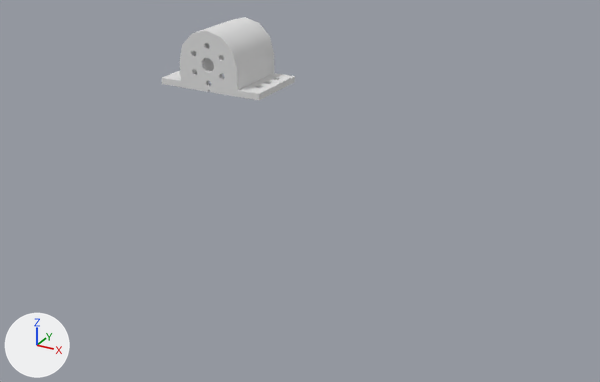
Before and after pictures for a commit that changed the Blender file Zero_K.3D/Zero_K.blend/Zero_K.blend.
Camera for both pictures: a 50 mm camera at (211.0, -316.0, 98.0) aimed at (60.0, -41.0, -39.0). Every picture has the same lights, and +X, +Y and +Z are marked at lower left.

Objects in the first picture: 'Mount for motor'.
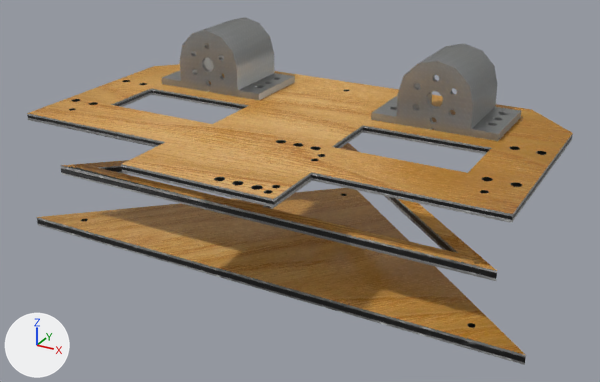
The newer file is also turned or shifted as a whole; pictures and numbers use the older file's frame.

What changed in the scene script:
```text
Add img_petg_cut_jpg:
    img_petg_cut_jpg = load_image('PETG_CUT.jpg', 'Tr/PETG_CUT.jpg', 314, 214, 'sRGB')
Add img_petg_cut_bump_jpg:
    img_petg_cut_bump_jpg = load_image('PETG_CUT_BUMP.jpg', 'Tr/PETG_CUT_BUMP.jpg', 314, 214, 'sRGB')
Add img_fire_jpg:
    img_fire_jpg = load_image('Fire.jpg', 'Tr/Fire.jpg', 1200, 480, 'sRGB')
Add img_wood_jpg:
    img_wood_jpg = load_image('Wood.jpg', 'Tr/Wood.jpg', 1200, 900, 'sRGB')
Add img_wood_bump_jpg:
    img_wood_bump_jpg = load_image('Wood_bump.jpg', 'Tr/Wood_bump.jpg', 1200, 900, 'sRGB')
Add mat_petg:
    mat_petg = bpy.data.materials.new('PETG')
    # colours: grey #aeb1b0, white #fdfdfd
    # uses the picture img_petg_cut_bump_jpg
    # uses the picture img_petg_cut_jpg
Add mat_fire:
    mat_fire = principled_material('Fire')
    mat_fire.texture = img_fire_jpg
Add mat_wood:
    mat_wood = bpy.data.materials.new('Wood')
    # uses the picture img_wood_bump_jpg
    # uses the picture img_wood_jpg
Add mat_fire_down_base:
    mat_fire_down_base = principled_material('Fire down base')
    mat_fire_down_base.texture = img_fire_jpg
Change me_mount_for_motor:
    used by ob_mount_for_motor; location = (0.0, 0.0, 0.0); rotation_euler = (1.571, 0.0, 0.0), in degrees (90, 0, 0)
    remove me_mount_for_motor.from_pydata(...)  # 286 vertices, 425 faces; spans x -26.5..26.5, y -12.5..15.5, z -15.0..17.2
    add me_mount_for_motor.from_pydata(...)  # 572 vertices, 596 faces; spans x -26.5..133.5, y -12.5..15.5, z -15.0..17.2
    me_mount_for_motor part 1: a new loose piece of 286 vertices spanning x 80.5..133.5, y -12.5..15.5, z -15.0..17.2, in mat_petg
    me_mount_for_motor part 2
    137 faces are deleted
    10 new faces join them
    me_mount_for_motor part 3: 63 kept faces spanning x -22.9..23.0, y -12.5..15.5, z -15.0..17.2 get new texture (UV) coordinates
    me_mount_for_motor part 4: 288 faces spanning x -26.5..26.5, y -12.5..15.5, z -15.0..17.2 switch from mat_191_191_191 (light grey #e0e0e0) to mat_petg
Add ob_down_base:
    ob_down_base = bpy.data.objects.new('Down base', me_down_base_001.copy())  # the mesh of ob_down_base
    ob_down_base.location = (53.5, -75.1, -12.5)
    ob_down_base.rotation_euler = (3.134, 0.0, 0.0)  # degrees (180, 0, 0)
Add ob_down_base_001:
    ob_down_base_001 = bpy.data.objects.new('Down base.001', me_down_base.copy())  # the mesh of ob_down_base_001
    ob_down_base_001.location = (53.5, -75.1, -12.5)
    ob_down_base_001.rotation_euler = (1.571, 0.0, 0.0)  # degrees (90, 0, 0)
Add ob_up_base:
    ob_up_base = bpy.data.objects.new('Up base', me_up_base.copy())  # the mesh of ob_up_base
    ob_up_base.location = (53.5, -75.1, -12.5)
    ob_up_base.rotation_euler = (-3.142, 0.0, 0.0)  # degrees (-180, 0, 0)
```

Boxes (x1, y1, x2, y2) around the edits, measured in the pictures (600 x 382 px):
'Up base', added (orange): after (27, 64, 573, 223)
    faces in mat_wood: (28, 64, 572, 214)
    faces in mat_fire (picture img_fire_jpg): (27, 80, 573, 223)
'Down base.001', added (brown): after (37, 188, 526, 365)
    faces in mat_wood: (38, 188, 525, 355)
    faces in mat_fire_down_base (picture img_fire_jpg): (37, 194, 526, 365)
'Mount for motor', reshaped (169% wider, 49% taller): before (162, 17, 295, 100); after (162, 17, 521, 141)
'Down base', added: after (60, 143, 497, 281)
    faces in mat_fire (picture img_fire_jpg): (60, 165, 497, 281)
    faces in mat_wood: (61, 143, 497, 271)
part 1 of me_mount_for_motor, added: after (371, 43, 521, 141)
part 2 of me_mount_for_motor, cut back: (162, 31, 294, 100) in both
part 3 of me_mount_for_motor, surface changed: (194, 17, 281, 90) in both
part 4 of me_mount_for_motor, recoloured: (191, 43, 295, 100) in both
